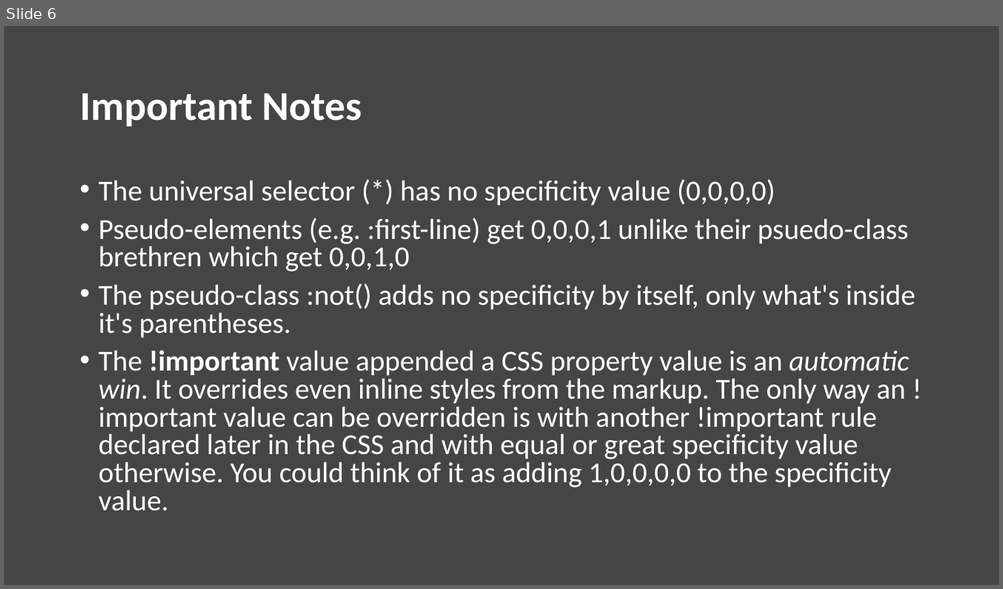
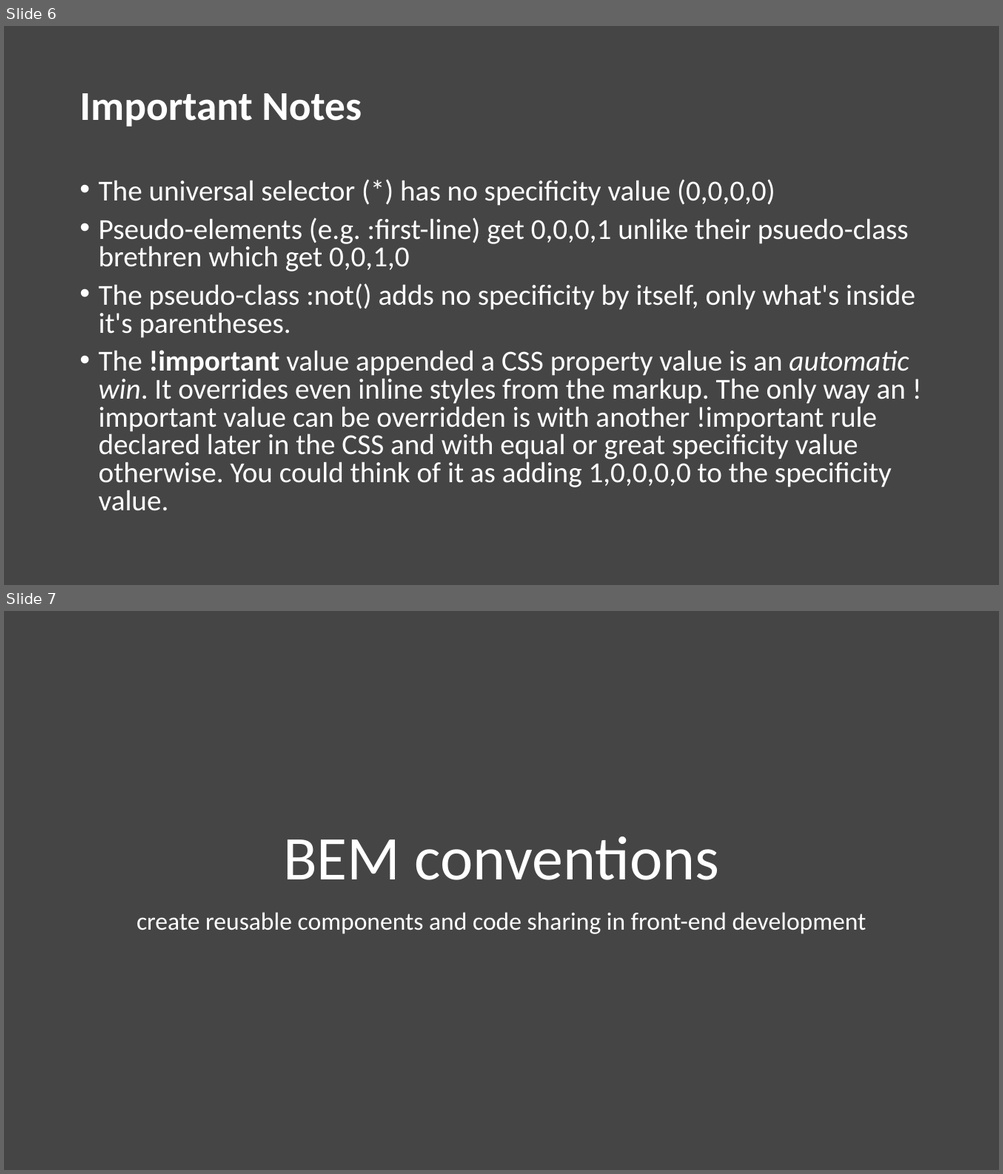
Before and after one commit to Abdelrahman3D/Baianat-training, a slide deck: session__04/Intermediate/session__04.pptx. Shown one above the other, each under a label of ours: slide 6 before the commit, slides 6 and 7 after it. The pictures are 1003x589 and 1003x1174 pixels, drawn with LibreOffice and Linux fonts; fonts in the diff are those of the drawing. Boxes give left, top, right and bottom in pixels: in the first picture for what was removed or moved away, otherwise in the second. Text is boxed around its words. In the diff, an @@ line names an element or a change of style, - is before the commit and + after.

```diff
--- a/session__04/Intermediate/session__04.pptx
+++ b/session__04/Intermediate/session__04.pptx
@@ slide 7 added at <box>4,611,999,1170</box>, background #454545 @@
@@ title added at <box>283,837,719,880</box>, 60 pt, text #FFFFFF @@
+BEM conventions
@@ subtitle added at <box>136,912,866,934</box>, 24 pt, text #FFFFFF @@
+create reusable components and code sharing in front-end development
```
Also in this commit, not shown: 2 other slides added, 1 other file.
